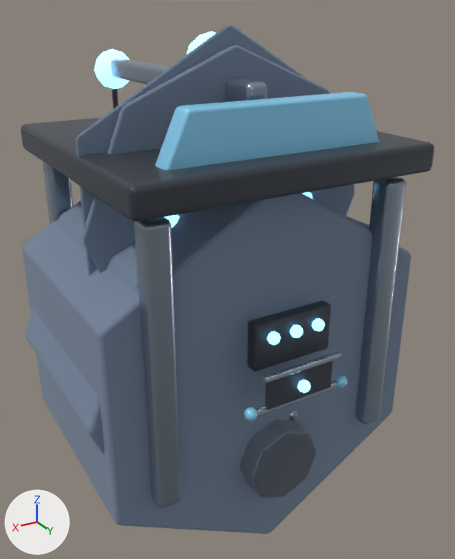
Two versions of the Blender file assets-source/blender/buildings/auto_rebuilder.blend, one commit apart.
The view is the same before and after, from a 50 mm lens placed at (2.27, 4.0, 3.22), pointed at (-0.24, -0.19, 1.12). The lights are fixed; the arrows at lower left show +X, +Y and +Z. The first picture is the older version.
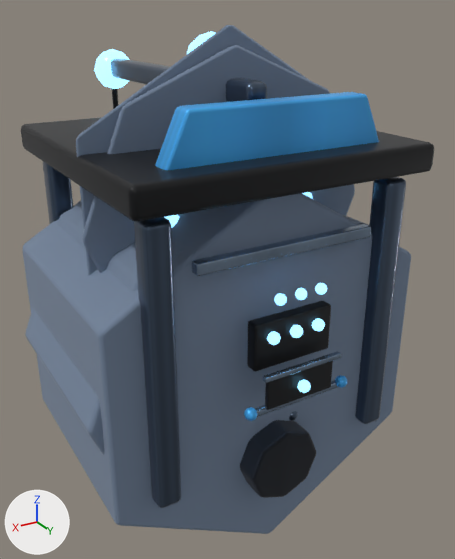
What differs and where, as boxes (x1, y1, x2, y2) in the pictures (455 x 559 px):
'topFrame', surface changed
    both: (21, 118, 434, 222)
'repairCrown', surface changed (darker)
    both: (155, 92, 379, 170)
'frame.0.9.-0.9', surface changed (darker)
    both: (134, 217, 181, 508)
'frame.-0.9.-0.9', surface changed (darker)
    both: (355, 177, 406, 424)
'plinth', surface changed (darker)
    both: (240, 420, 316, 498)
'rebuilderControl', surface changed
    both: (247, 301, 331, 371)
'rebuilderServiceRail', added (blue)
    after: (192, 224, 371, 276)
'jib', surface changed (darker)
    both: (111, 59, 267, 102)
'servicePanelInset', surface changed
    both: (265, 361, 333, 410)
'frame.0.9.0.9', surface changed (darker)
    both: (43, 161, 73, 224)
'repairHead', surface changed
    both: (94, 49, 129, 89)
'servicePanelTrim', surface changed (darker)
    both: (263, 351, 342, 383)
'servicePlate', surface changed
    both: (255, 380, 338, 417)
'productionCore', surface changed
    both: (187, 31, 216, 54)
'rebuilderButton.2', surface changed
    both: (267, 331, 281, 345)
'serviceBolt.R', surface changed
    both: (244, 407, 258, 421)
'servicePanelLamp', surface changed
    both: (297, 379, 311, 393)
'rebuilderStatusLamp.2', added
    after: (274, 293, 287, 306)
'rebuilderStatusLamp.1', added
    after: (295, 288, 307, 300)
'serviceBolt.L', surface changed
    both: (335, 375, 347, 388)
'rebuilderStatusLamp.0', added
    after: (315, 283, 327, 295)
'repairCable', surface changed
    both: (112, 89, 118, 109)
'plinthBolt.2', surface changed
    both: (289, 411, 298, 421)

The change, as a diff of the scene's bpy script:
```diff
--- a/assets-source/blender/buildings/auto_rebuilder.blend.py
+++ b/assets-source/blender/buildings/auto_rebuilder.blend.py
@@ mat_mat_auto_rebuilder_stone @@
 n3 = _N.new('ShaderNodeMix'); n3.name = 'ArtTint Multiply'
 n3.inputs[0].default_value = 1.0  # 'Factor'
-n3.inputs[6].default_value = (0.16, 0.2, 0.26, 1.0)  # 'A', greyish blue #6f7c8b
+n4 = _N.new('ShaderNodeTexImage'); n4.name = 'ArtSurfaceTexture'
+n4.image = img_art_paint_mat_auto_rebuilder_stone
 _L.new(n0.outputs[0], n1.inputs[0])  # 'BSDF' to 'Surface'
@@ mat_mat_auto_rebuilder_stone @@
 _L.new(n3.outputs[2], n0.inputs[0])  # 'Result' to 'Base Color'
+_L.new(n4.outputs[0], n3.inputs[6])  # 'Color' to 'A'
@@ mat_mat_auto_rebuilder_stonedark @@
 n3 = _N.new('ShaderNodeMix'); n3.name = 'ArtTint Multiply'
 n3.inputs[0].default_value = 1.0  # 'Factor'
-n3.inputs[6].default_value = (0.0928, 0.116, 0.151, 1.0)  # 'A', greyish blue #56606c
+n4 = _N.new('ShaderNodeTexImage'); n4.name = 'ArtSurfaceTexture'
+n4.image = img_art_paint_mat_auto_rebuilder_stonedark
 _L.new(n0.outputs[0], n1.inputs[0])  # 'BSDF' to 'Surface'
@@ mat_mat_auto_rebuilder_stonedark @@
 _L.new(n3.outputs[2], n0.inputs[0])  # 'Result' to 'Base Color'
+_L.new(n4.outputs[0], n3.inputs[6])  # 'Color' to 'A'
@@ mat_mat_auto_rebuilder_metal @@
 n3 = _N.new('ShaderNodeMix'); n3.name = 'ArtTint Multiply'
 n3.inputs[0].default_value = 1.0  # 'Factor'
-n3.inputs[6].default_value = (0.32, 0.39, 0.48, 1.0)  # 'A', greyish blue #99a8b8
+n4 = _N.new('ShaderNodeTexImage'); n4.name = 'ArtSurfaceTexture'
+n4.image = img_art_paint_mat_auto_rebuilder_metal
 _L.new(n0.outputs[0], n1.inputs[0])  # 'BSDF' to 'Surface'
@@ mat_mat_auto_rebuilder_metal @@
 _L.new(n3.outputs[2], n0.inputs[0])  # 'Result' to 'Base Color'
+_L.new(n4.outputs[0], n3.inputs[6])  # 'Color' to 'A'
@@ mat_mat_auto_rebuilder_metallight @@
 n3 = _N.new('ShaderNodeMix'); n3.name = 'ArtTint Multiply'
 n3.inputs[0].default_value = 1.0  # 'Factor'
-n3.inputs[6].default_value = (0.55, 0.64, 0.74, 1.0)  # 'A', pale blue #c4d1df
+n4 = _N.new('ShaderNodeTexImage'); n4.name = 'ArtSurfaceTexture'
+n4.image = img_art_paint_mat_auto_rebuilder_metallight
 _L.new(n0.outputs[0], n1.inputs[0])  # 'BSDF' to 'Surface'
@@ mat_mat_auto_rebuilder_metallight @@
 _L.new(n3.outputs[2], n0.inputs[0])  # 'Result' to 'Base Color'
+_L.new(n4.outputs[0], n3.inputs[6])  # 'Color' to 'A'
@@ mat_mat_auto_rebuilder_dark @@
 n3 = _N.new('ShaderNodeMix'); n3.name = 'ArtTint Multiply'
 n3.inputs[0].default_value = 1.0  # 'Factor'
-n3.inputs[6].default_value = (0.05, 0.06, 0.08, 1.0)  # 'A', greyish blue #3f4550
+n4 = _N.new('ShaderNodeTexImage'); n4.name = 'ArtSurfaceTexture'
+n4.image = img_art_paint_mat_auto_rebuilder_dark
 _L.new(n0.outputs[0], n1.inputs[0])  # 'BSDF' to 'Surface'
@@ mat_mat_auto_rebuilder_dark @@
 _L.new(n3.outputs[2], n0.inputs[0])  # 'Result' to 'Base Color'
+_L.new(n4.outputs[0], n3.inputs[6])  # 'Color' to 'A'
@@ mat_mat_auto_rebuilder_accent @@
 n3 = _N.new('ShaderNodeMix'); n3.name = 'ArtTint Multiply'
 n3.inputs[0].default_value = 1.0  # 'Factor'
-n3.inputs[6].default_value = (0.28, 0.7, 1.0, 1.0)  # 'A', blue #90daff
+n4 = _N.new('ShaderNodeTexImage'); n4.name = 'ArtSurfaceTexture'
+n4.image = img_art_paint_mat_auto_rebuilder_accent
 _L.new(n0.outputs[0], n1.inputs[0])  # 'BSDF' to 'Surface'
@@ mat_mat_auto_rebuilder_accent @@
 _L.new(n3.outputs[2], n0.inputs[0])  # 'Result' to 'Base Color'
+_L.new(n4.outputs[0], n3.inputs[6])  # 'Color' to 'A'
@@ mat_mat_auto_rebuilder_glow @@
 n3 = _N.new('ShaderNodeMix'); n3.name = 'ArtTint Multiply'
 n3.inputs[0].default_value = 1.0  # 'Factor'
-n3.inputs[6].default_value = (0.28, 0.7, 1.0, 1.0)  # 'A', blue #90daff
+n4 = _N.new('ShaderNodeTexImage'); n4.name = 'ArtSurfaceTexture'
+n4.image = img_art_paint_mat_auto_rebuilder_glow
 _L.new(n0.outputs[0], n1.inputs[0])  # 'BSDF' to 'Surface'
@@ mat_mat_auto_rebuilder_glow @@
 _L.new(n3.outputs[2], n0.inputs[0])  # 'Result' to 'Base Color'
+_L.new(n4.outputs[0], n3.inputs[6])  # 'Color' to 'A'
@@ ob_rebuilderstatuslamp_2 @@
+ob_rebuilderstatuslamp_2 = bpy.data.objects.new('rebuilderStatusLamp.2', me_icosphere_731)  # an icosphere of 80 faces spanning x -0.038..0.038, y -0.04..0.04, z -0.04..0.04; modifiers BEVEL, WEIGHTED_NORMAL
+ob_rebuilderstatuslamp_2.parent = ob_buildingroot
+ob_rebuilderstatuslamp_2.location = (0.16, 1.56, -1.12)
@@ ob_rebuilderstatuslamp_1 @@
+ob_rebuilderstatuslamp_1 = bpy.data.objects.new('rebuilderStatusLamp.1', me_icosphere_730)  # an icosphere of 80 faces spanning x -0.038..0.038, y -0.04..0.04, z -0.04..0.04; modifiers BEVEL, WEIGHTED_NORMAL
+ob_rebuilderstatuslamp_1.parent = ob_buildingroot
+ob_rebuilderstatuslamp_1.location = (0.0, 1.56, -1.12)
@@ ob_rebuilderstatuslamp_0 @@
+ob_rebuilderstatuslamp_0 = bpy.data.objects.new('rebuilderStatusLamp.0', me_icosphere_729)  # an icosphere of 80 faces spanning x -0.038..0.038, y -0.04..0.04, z -0.04..0.04; modifiers BEVEL, WEIGHTED_NORMAL
+ob_rebuilderstatuslamp_0.parent = ob_buildingroot
+ob_rebuilderstatuslamp_0.location = (-0.16, 1.56, -1.12)
@@ ob_rebuilderservicerail @@
+ob_rebuilderservicerail = bpy.data.objects.new('rebuilderServiceRail', me_cube_1283)  # a box spanning x -0.675..0.675, y -0.04..0.04, z -0.04..0.04; modifiers BEVEL, WEIGHTED_NORMAL
+ob_rebuilderservicerail.parent = ob_buildingroot
+ob_rebuilderservicerail.location = (0.0, 1.82, -0.96)
```
